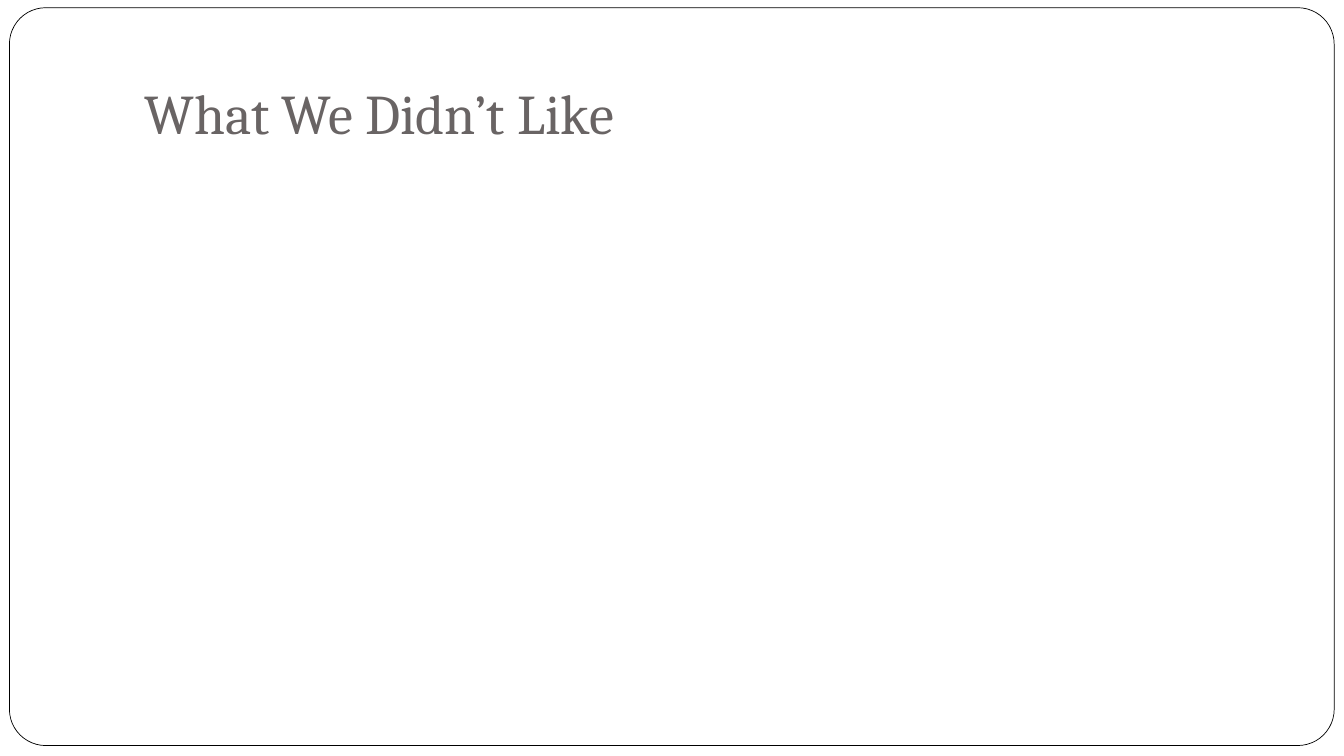
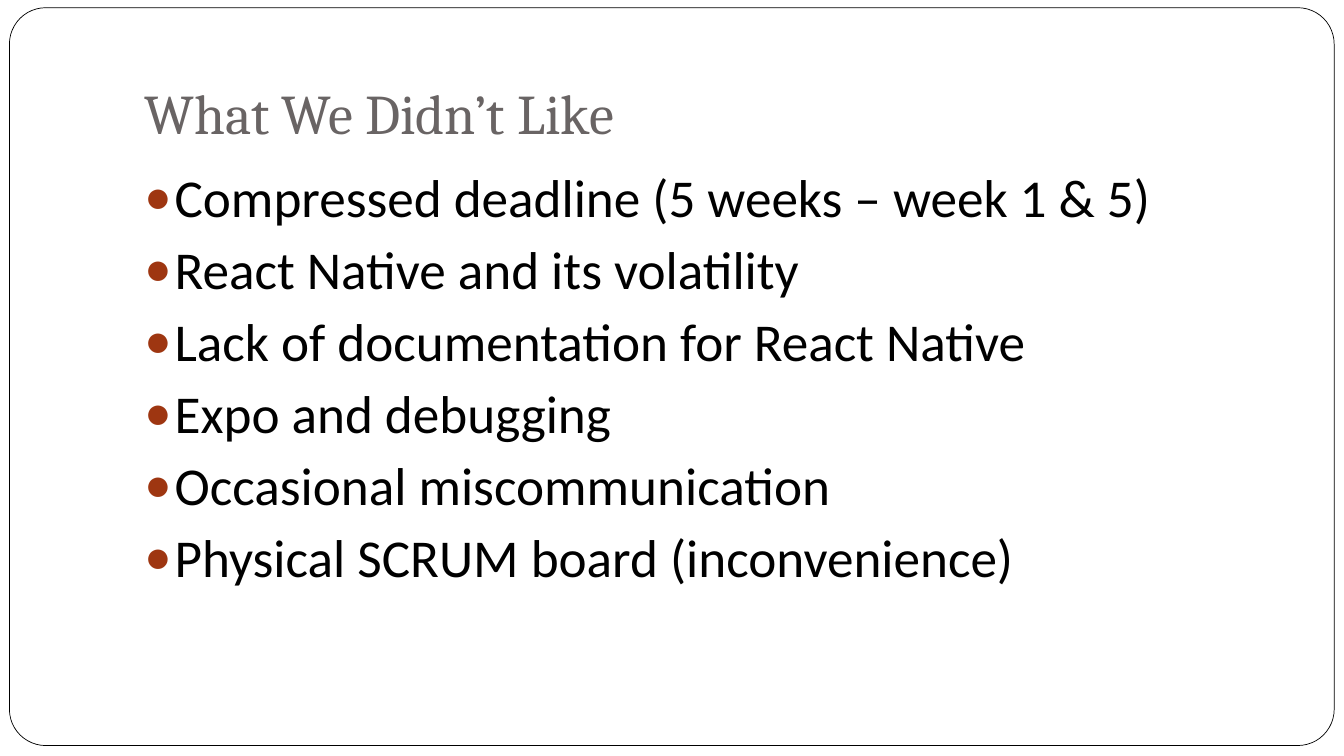
Before and after one commit to bxji/Civic-Duty, a slide deck: slide 14 of presentation/civic_duty_presentation.pptx. Drawn at 1344x756 pixels with LibreOffice and Linux fonts; fonts in the diff are those of the drawing; background and template pictures are left out. Boxes give left, top, right and bottom in pixels: in the first picture for what was removed or moved away, otherwise in the second. Text is boxed around its words. In the diff, an @@ line names an element or a change of style, - is before the commit and + after.

```diff
--- a/presentation/civic_duty_presentation.pptx
+++ b/presentation/civic_duty_presentation.pptx
@@ text added at [175, 178, 1150, 586], 38 pt, text #000000 @@
+● Compressed deadline (5 weeks – week 1 & 5)
+● React Native and its volatility
+● Lack of documentation for React Native
+● Expo and debugging
+● Occasional miscommunication
+● Physical SCRUM board (inconvenience)
```
Also in this commit, not shown: 5 other slides changed.
